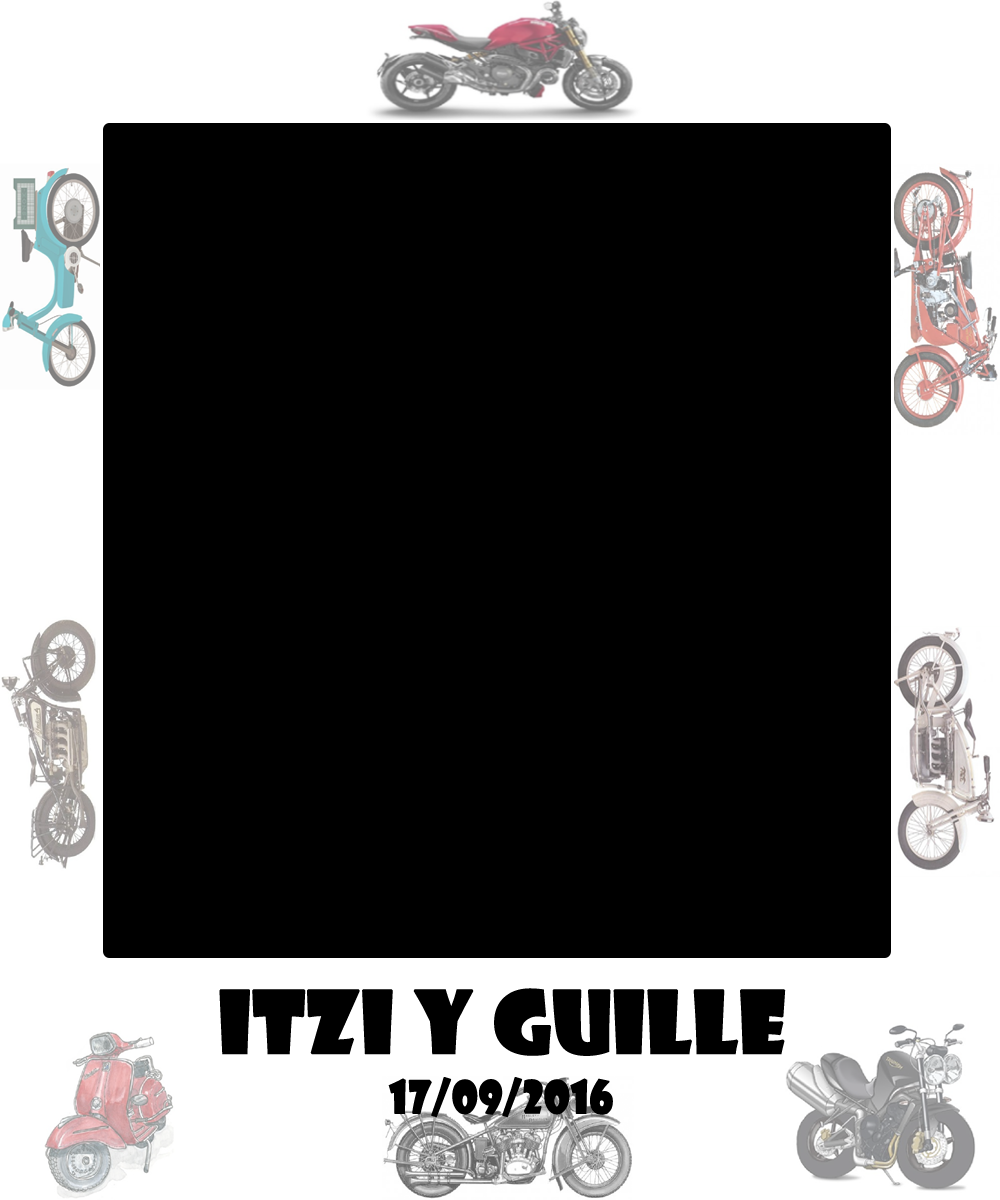
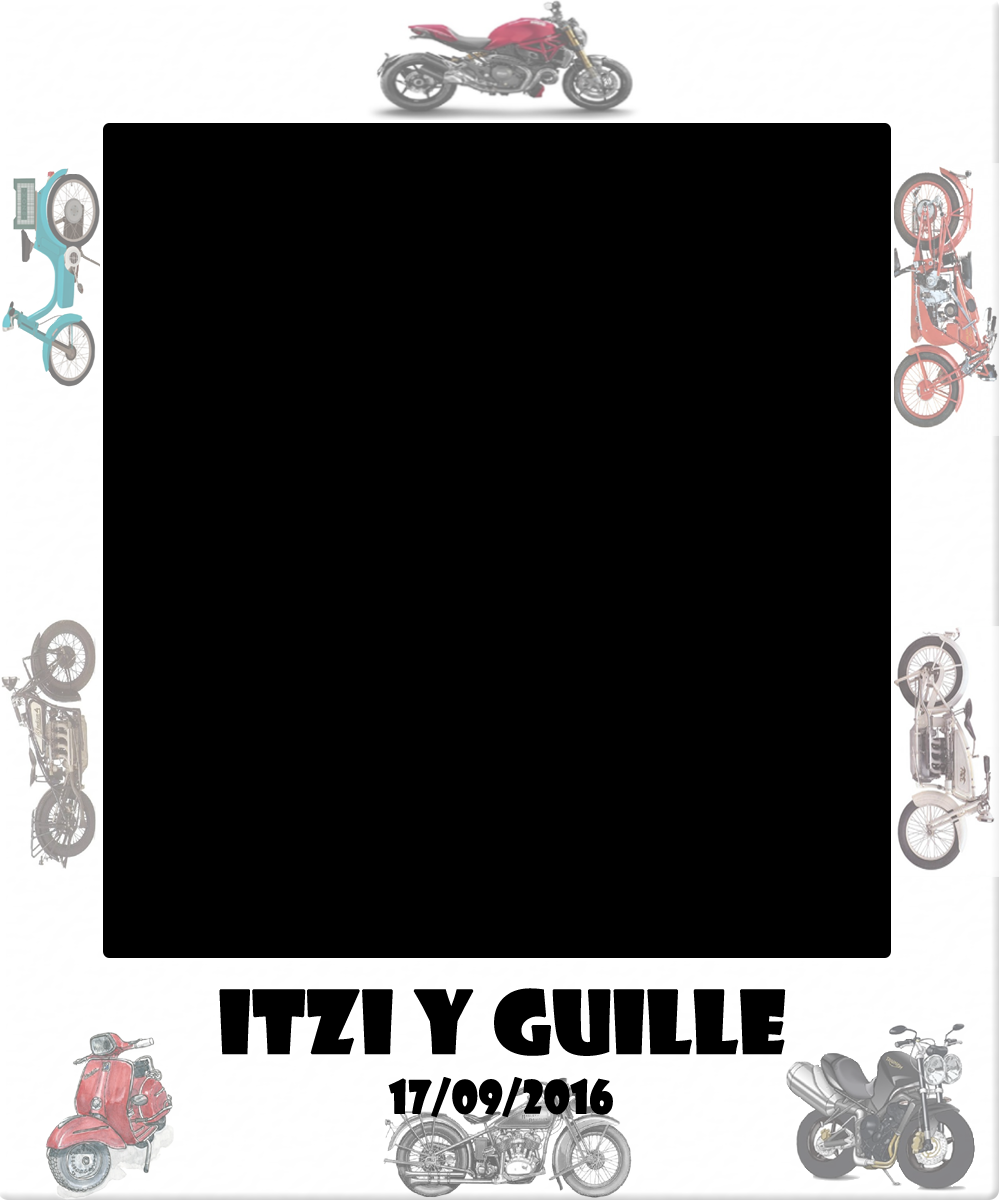
Two versions of the same layered image (1000px x 1200px). Layer-by-layer changes:
painted on "motos" over (0, 163, 999, 1200)
